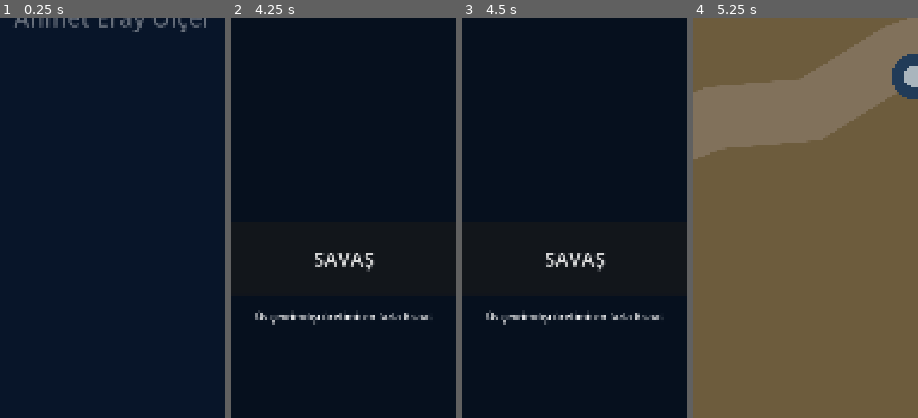
Above: before the commit, frames 1-4 (left to right).
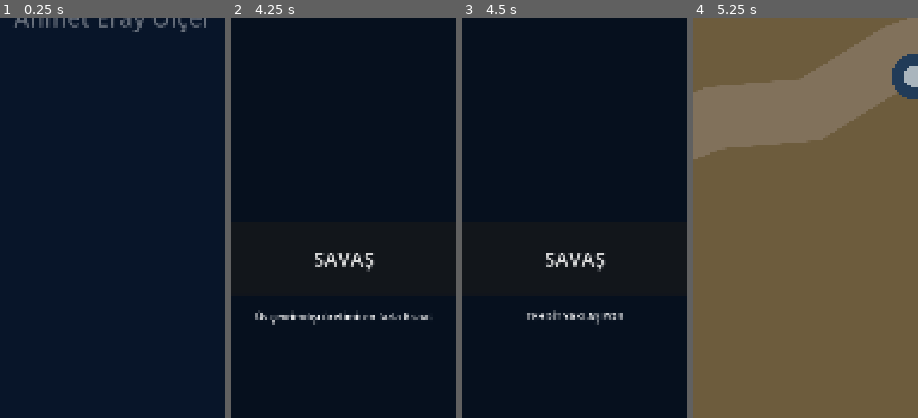
Above: after the commit, the same moments.

Repository: olcereray2-ship-it/world-defense
Game: Godot game, scene res://scenes/Boot.tscn
The game is run twice, just before and just after one commit, with the same random seed, the same clock (stepped at 60 frames per second) and the same inputs.
Inputs:
- Up to frame 1 (0.25 s): no input
- Up to frame 2 (4.25 s): click "ÜS" at 3.5 s
- Up to frame 3 (4.5 s): click "İSTİHBARAT" at 4.25 s
- Up to frame 4 (5.25 s): click "SAVAŞ" at 5 s
The pictures show only the part of the screen within x 25-75%, y 50-100%; the shares and areas given below are measured in that part.

Frames 1-2 are identical in both runs. In frame 3, 1.0% of the frame differs, in the area x 10-90%, y 73-77%; in frame 4, nothing differs.

Commit message:
Wire and instrument every main-menu button

Diff:
--- a/scripts/main_menu.gd
+++ b/scripts/main_menu.gd
@@ -5,16 +5,24 @@
  $Cards/Defense.pressed.connect(func(): _upgrade("tower","machine_gun"))
  $Cards/Army.pressed.connect(func(): _upgrade("unit","infantry"))
  $Cards/Base.pressed.connect(_collect)
+ $Cards/Intel.pressed.connect(_intel)
  _refresh()
-func _battle(): get_tree().change_scene_to_file("res://scenes/Battle.tscn")
+func _battle():
+ print("WORLD_DEFENSE_BUTTON_PLAY")
+ get_tree().change_scene_to_file("res://scenes/Battle.tscn")
 func _upgrade(group:String,key:String):
+ print("WORLD_DEFENSE_BUTTON_DEFENSE" if group=="tower" else "WORLD_DEFENSE_BUTTON_ARMY")
  var levels=GameState.tower_levels if group=="tower" else GameState.unit_levels
  var lv=int(levels[key]); var cost=Progression.upgrade_cost(lv,group)
  if lv<100 and GameState.gold>=cost:
   GameState.gold-=cost; levels[key]=lv+1; GameState.save_game(); _refresh()
 func _collect():
+ print("WORLD_DEFENSE_BUTTON_BASE")
  var r=BaseEconomy.offline_reward(GameState.facility_levels,GameState.offline_hours())
  GameState.gold+=int(r.gold); GameState.save_game(); _refresh()
+func _intel():
+ print("WORLD_DEFENSE_BUTTON_INTEL")
+ $Offline.text=RadarSystem.intel(min(100,GameState.stage),1)
 func _refresh():
  $Stats.text="Bölüm %d   Güç %d   Altın %d   Elmas %d"%[GameState.stage,GameState.power(),GameState.gold,GameState.gems]
  $Offline.text="Üs çevrimdışı üretimi: en fazla 6 saat"
